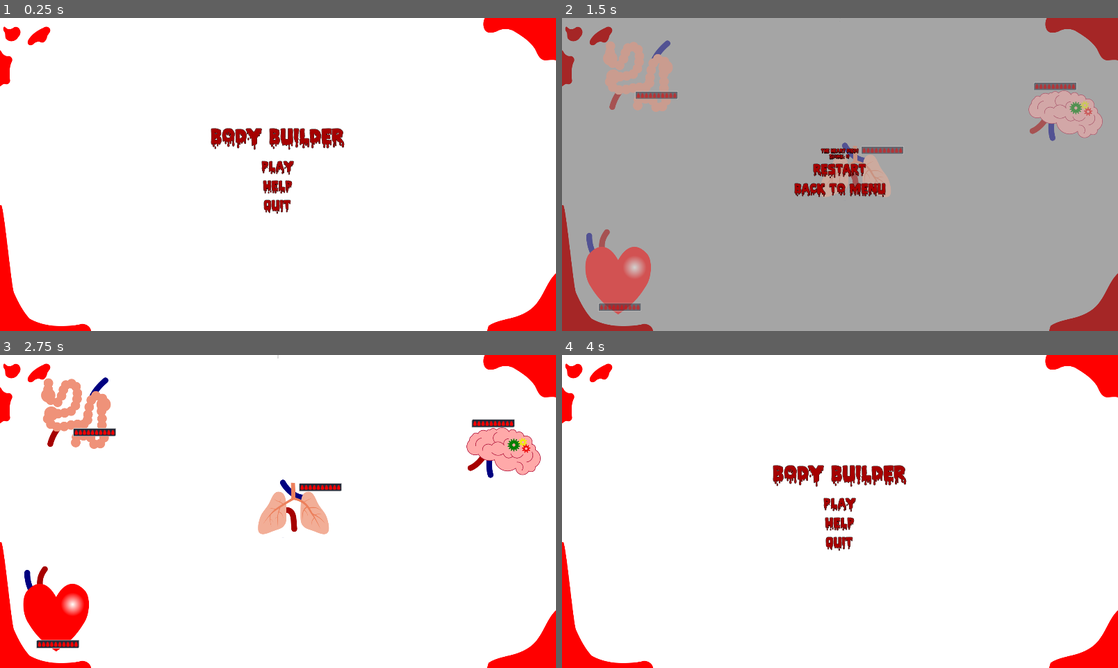
Above: before the commit, frames 1-4 (two rows, left to right).
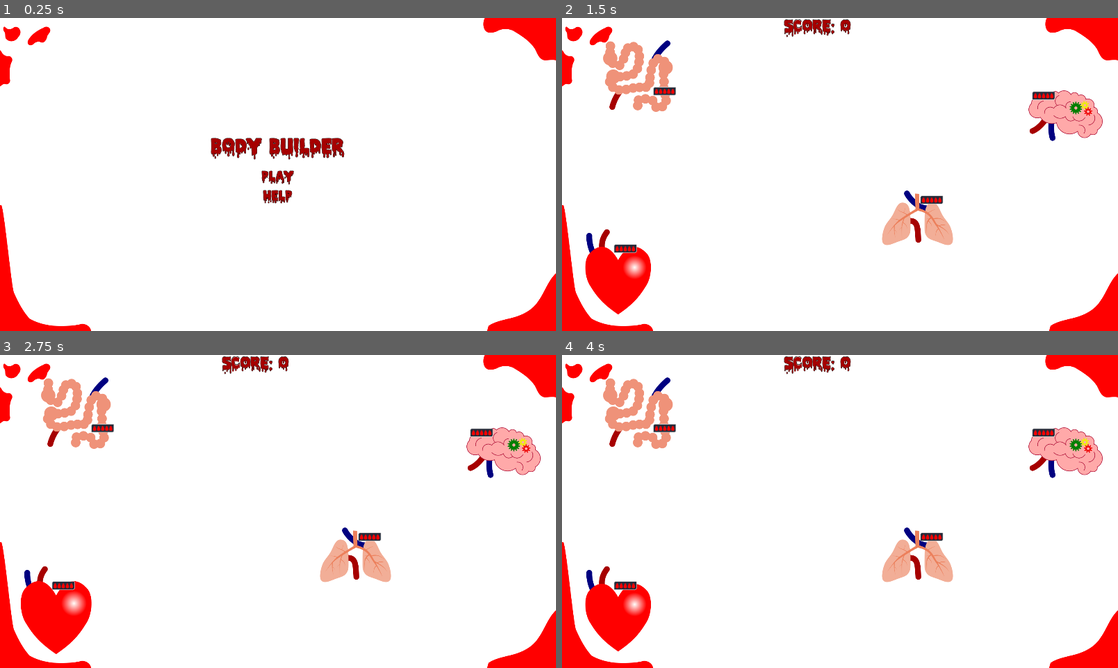
Above: after the commit, the same moments.

Repository: MathijsKeunen/Body-Builder
Game: Godot game, scene res://StartMenu.tscn
Same seed, same stepped clock (60 frames per second), same inputs: the game is played once before the commit and once after it.
Inputs (mouse positions are in pixels of both pictures, inside the frame that each line leads up to):
- Up to frame 1 (0.25 s): no input
- Up to frame 2 (1.5 s): click "PLAY" at 0.5 s; tap Enter at 1.25 s; move the mouse to (962, 158) at 1.27 s; tap H at 1.35 s; click (962, 158) at 1.42 s
- Up to frame 3 (2.75 s): tap Space at 1.52 s; tap O at 1.55 s; click (278, 508) at 2 s, where only the run before the commit has a clickable "RESTART"
- Up to frame 4 (4 s): move the mouse to (728, 527) at 2.77 s; tap O at 2.85 s; click (728, 527) at 2.92 s; tap Space at 3.02 s; tap H at 3.05 s; click (840, 527) at 3.5 s, where only the run before the commit has a clickable "BACK TO MENU"

The runs differ from the first frame. In frame 1, 2.3% of the frame differs, in the area x 37-62%, y 35-63%; in frame 2, 100%, in the area x 0-100%, y 0-100%; in frame 3, 4.4%; in frame 4, 8.6%.

Commit message:
last fixes

Diff:
--- a/Main.gd
+++ b/Main.gd
@@ -1,6 +1,6 @@
 extends Node2D
 
-onready var score_label: Label = $Score
+onready var score_label: Label = $HBoxContainer/Score
 onready var game_over_menu = $CanvasLayer/GameOverMenu
 
 var score: float = 0
--- a/Main.tscn
+++ b/Main.tscn
@@ -11,6 +11,8 @@
 [ext_resource path="res://assets/animations/Lungs.tres" type="SpriteFrames" id=9]
 [ext_resource path="res://assets/brain.png" type="Texture" id=10]
 [ext_resource path="res://GameOverMenu.tscn" type="PackedScene" id=11]
+[ext_resource path="res://assets/heartbeat.ogg" type="AudioStream" id=12]
+[ext_resource path="res://default_theme.tres" type="Theme" id=13]
 
 [sub_resource type="AtlasTexture" id=1]
 flags = 4
@@ -84,6 +86,15 @@
 position = Vector2( 199.64, 887.596 )
 points = PoolVector2Array( -43.7522, -148.314, -106.049, -139.334 )
 
+[node name="HealthBar" parent="Organs/Heart" index="1"]
+margin_left = -16.3122
+margin_top = -102.228
+margin_right = 18.6878
+margin_bottom = -92.2282
+
+[node name="CollisionShape2D" parent="Organs/Heart/Area2D" index="0"]
+polygon = PoolVector2Array( -16.7168, -111.234, 28.6677, -113.236, 80.3348, -106.707, 112.095, -80.5323, 126.778, -28.4736, 117.435, 26.9223, 77.3894, 85.6552, 29.3351, 131.04, -3.36842, 156.402, -36.072, 129.705, -85.4611, 88.9924, -122.837, 34.9313, -134.85, -34.4803, -119.499, -87.2065, -78.7869, -113.903, -41.4114, -110.566 )
+
 [node name="intestines" parent="Organs" instance=ExtResource( 2 )]
 position = Vector2( 265.671, 198.751 )
 points = PoolVector2Array( -92.6416, 108.171, 98.0617, -111.137 )
@@ -94,13 +105,16 @@
 frame = 2
 
 [node name="HealthBar" parent="Organs/intestines" index="1"]
-margin_left = -8.5694
-margin_top = 58.0474
-margin_right = 61.4306
-margin_bottom = 68.0474
+margin_left = 53.7401
+margin_top = 44.1751
+margin_right = 88.7401
+margin_bottom = 54.1751
+
+[node name="CollisionShape2D" parent="Organs/intestines/Area2D" index="0"]
+polygon = PoolVector2Array( -116.031, -122.653, 3.66101, -122.023, 26.9695, -90.5251, 31.3793, -79.1858, 76.1065, -86.7453, 110.124, -68.4764, 132.173, -32.5687, 115.164, 7.74879, 112.644, 32.3172, 132.173, 32.9472, 130.913, 70.1149, 117.054, 73.2647, 117.054, 97.8332, 91.2255, 131.221, 37.0489, 133.741, -24.6872, 123.662, -30.3568, 77.6744, -93.9829, 70.7448, -127.371, 32.9472, -131.151, -62.8068 )
 
 [node name="Lungs" parent="Organs" instance=ExtResource( 2 )]
-position = Vector2( 1013.4, 530.423 )
+position = Vector2( 1227.7, 695.513 )
 points = PoolVector2Array( 4.14343, 69.3401, -36.8566, -89.6599 )
 
 [node name="Organ" parent="Organs/Lungs" index="0"]
@@ -108,10 +122,13 @@
 animation = "default"
 
 [node name="HealthBar" parent="Organs/Lungs" index="1"]
-margin_left = 22.895
-margin_top = -84.2918
-margin_right = 92.895
-margin_bottom = -74.2918
+margin_left = 14.395
+margin_top = -77.7918
+margin_right = 49.395
+margin_bottom = -67.7918
+
+[node name="CollisionShape2D" parent="Organs/Lungs/Area2D" index="0"]
+polygon = PoolVector2Array( -50.9, -69.923, -14.9921, -65.7825, -13.9, -94.423, 12.1, -96.423, 12.6, -87.923, 91.1, -87.923, 93.1, -51.923, 77.1, -50.423, 94.448, -16.3942, 127.561, 42.5352, 128.1, 85.077, 109.6, 96.577, 41.6, 74.077, 17.1, 52.577, 15.1, 22.577, -14.9, 26.577, -23.4, 65.577, -105.4, 96.077, -125.4, 90.577, -131.4, 51.577, -115.9, 5.07703, -89.4, -30.923, -72.4, -63.923 )
 
 [node name="Brain" parent="Organs" instance=ExtResource( 2 )]
 position = Vector2( 1739.13, 339.866 )
@@ -122,34 +139,62 @@
 animation = "default"
 
 [node name="HealthBar" parent="Organs/Brain" index="1"]
-margin_left = -106.022
-margin_top = -114.012
-margin_right = -36.0217
-margin_bottom = -104.012
-
-[node name="Score" type="Label" parent="."]
+margin_left = -110.779
+margin_top = -82.498
+margin_right = -75.7789
+margin_bottom = -72.498
+
+[node name="CollisionShape2D" parent="Organs/Brain/Area2D" index="0"]
+polygon = PoolVector2Array( -134.576, -8.35333, -132.63, -42.866, -116.642, -69.2332, -116.642, -89.5265, -47.2675, -89.9985, -24.6145, -96.1336, 31.546, -92.3582, 103.28, -59.7945, 135.844, 9.10834, 129.237, 47.8072, 101.393, 75.6515, 55.6147, 82.7306, -9.51257, 63.8531, -39.2446, 37.4246, -94.4613, 19.019 )
+
+[node name="CanvasLayer" type="CanvasLayer" parent="."]
+pause_mode = 2
+
+[node name="PauseMenu" parent="CanvasLayer" instance=ExtResource( 5 )]
+visible = false
+
+[node name="GameOverMenu" parent="CanvasLayer" instance=ExtResource( 11 )]
+visible = false
+
+[node name="AudioStreamPlayer" type="AudioStreamPlayer" parent="."]
+stream = ExtResource( 12 )
+autoplay = true
+
+[node name="HBoxContainer" type="HBoxContainer" parent="."]
 anchor_right = 1.0
-margin_bottom = 14.0
-rect_min_size = Vector2( 1920, 0 )
-text = "0"
-align = 1
-valign = 1
-max_lines_visible = 1
+margin_right = 1920.0
+margin_bottom = 57.0
+theme = ExtResource( 13 )
 __meta__ = {
 "_edit_use_anchors_": false
 }
 
-[node name="CanvasLayer" type="CanvasLayer" parent="."]
-pause_mode = 2
-
-[node name="PauseMenu" parent="CanvasLayer" instance=ExtResource( 5 )]
-visible = false
-
-[node name="GameOverMenu" parent="CanvasLayer" instance=ExtResource( 11 )]
-visible = false
+[node name="MarginContainer" type="MarginContainer" parent="HBoxContainer"]
+margin_right = 958.0
+margin_bottom = 73.0
+size_flags_horizontal = 3
+custom_constants/margin_right = 18
+
+[node name="Label" type="Label" parent="HBoxContainer/MarginContainer"]
+margin_right = 940.0
+margin_bottom = 73.0
+size_flags_horizontal = 3
+text = "Score:"
+align = 2
+
+[node name="Score" type="Label" parent="HBoxContainer"]
+margin_left = 962.0
+margin_right = 1920.0
+margin_bottom = 73.0
+size_flags_horizontal = 3
+text = "0"
+[connection signal="veins_switched" from="VeinController" to="VeinController/Red" method="_on_veins_switched"]
+[connection signal="veins_switched" from="VeinController" to="VeinController/Blue" method="_on_veins_switched"]
 [connection signal="all_organs_died" from="Organs" to="." method="_on_Organs_all_organs_died"]
 [connection signal="heart_died" from="Organs" to="." method="_on_Organs_heart_died"]
 
+[editable path="Organs/Heart"]
+
 [editable path="Organs/intestines"]
 
 [editable path="Organs/Lungs"]
--- a/Organ.gd
+++ b/Organ.gd
@@ -2,6 +2,7 @@
 class_name Organ
 
 signal died
+signal mouse_entered
 
 var active := false setget activate
 
@@ -18,9 +19,6 @@
 		active = false
 		organ.stop()
 
-
-func _ready():
-	print(global_position + points[0])
 
 func get_astar_index(net: int) -> int:
 	return astar_indices[net]
@@ -40,3 +38,7 @@
 
 func is_alive() -> bool:
 	return healtbar.value > 0
+
+
+func _on_Area2D_mouse_entered():
+	emit_signal("mouse_entered")
--- a/Organ.tscn
+++ b/Organ.tscn
@@ -34,15 +34,20 @@
 animation = "working"
 
 [node name="HealthBar" type="ProgressBar" parent="."]
-margin_left = -70.0
+margin_left = -35.0
 margin_top = 100.0
 margin_bottom = 110.0
 rect_scale = Vector2( 2, 2 )
-custom_styles/fg = SubResource( 12 )
-custom_styles/bg = SubResource( 13 )
-step = 10.0
+custom_styles/fg = SubResource( 1 )
+custom_styles/bg = SubResource( 2 )
+step = 20.0
 value = 100.0
 percent_visible = false
 __meta__ = {
 "_edit_use_anchors_": false
 }
+
+[node name="Area2D" type="Area2D" parent="."]
+
+[node name="CollisionShape2D" type="CollisionPolygon2D" parent="Area2D"]
+[connection signal="mouse_entered" from="Area2D" to="." method="_on_Area2D_mouse_entered"]
--- a/Organs.gd
+++ b/Organs.gd
@@ -15,6 +15,7 @@
 func _ready():
 	heart.active = true
 	for child in get_children():
+		child.connect("mouse_entered", controller, "_on_Organ_mouse_entered")
 		if child is Organ:
 			child.connect("died", self, "_on_organ_died")
 			if child != heart:
@@ -23,27 +24,26 @@
 
 func _process(delta):
 	for organ in organs:
-		var active = controller.are_connected(organ, heart)
-		organ.active = active
-		if active:
-			parent.add_score(delta)
+		if organ.is_alive():
+			var active = controller.are_connected(organ, heart)
+			organ.active = active
+			if active:
+				parent.add_score(delta)
 
 
-func _unhandled_key_input(event):
-	if event.scancode == KEY_H:
-		emit_signal("heart_died")
-	elif event.scancode == KEY_O:
-		emit_signal("all_organs_died")
+#func _unhandled_key_input(event):
+#	if event.scancode == KEY_H:
+#		emit_signal("heart_died")
+#	elif event.scancode == KEY_O:
+#		emit_signal("all_organs_died")
 
 
 func _on_organ_died() -> void:
 	if not heart.is_alive():
 		emit_signal("heart_died")
-		print("heart died")
 	else:
 		var dead := true
 		for organ in organs:
 			dead = dead and not organ.is_alive()
 		if dead:
 			emit_signal("all_organs_died")
-			print("all organs died")
--- a/Splash.tscn
+++ b/Splash.tscn
@@ -1,11 +1,11 @@
-[gd_scene load_steps=14 format=2]
+[gd_scene load_steps=13 format=2]
 
 [ext_resource path="res://assets/lung.png" type="Texture" id=1]
 [ext_resource path="res://default_theme.tres" type="Theme" id=2]
 [ext_resource path="res://assets/font/PiecesNfi-LrOn.ttf" type="DynamicFontData" id=3]
 [ext_resource path="res://assets/heart.png" type="Texture" id=4]
 [ext_resource path="res://assets/background.png" type="Texture" id=5]
-[ext_resource path="res://assets/virus.png" type="Texture" id=6]
+[ext_resource path="res://assets/virus_single.png" type="Texture" id=6]
 [ext_resource path="res://Splash.gd" type="Script" id=7]
 [ext_resource path="res://assets/brain.png" type="Texture" id=8]
 
@@ -26,11 +26,6 @@
 region = Rect2( 0, 0, 250, 190 )
 
 [sub_resource type="AtlasTexture" id=4]
-flags = 4
-atlas = ExtResource( 6 )
-region = Rect2( 0, 0, 110, 110 )
-
-[sub_resource type="AtlasTexture" id=5]
 flags = 4
 atlas = ExtResource( 8 )
 region = Rect2( 0, 0, 256, 180 )
@@ -71,10 +66,9 @@
 
 [node name="Virus" type="Sprite" parent="."]
 position = Vector2( 722.823, 218.922 )
-scale = Vector2( 2, 2 )
-texture = SubResource( 4 )
+texture = ExtResource( 6 )
 
 [node name="Brain" type="Sprite" parent="."]
 position = Vector2( 1241.96, 217.774 )
 rotation = 0.177186
-texture = SubResource( 5 )
+texture = SubResource( 4 )
--- a/StartMenu.tscn
+++ b/StartMenu.tscn
@@ -35,9 +35,9 @@
 
 [node name="VBoxContainer" type="VBoxContainer" parent="CenterContainer"]
 margin_left = 729.0
-margin_top = 396.0
+margin_top = 430.0
 margin_right = 1190.0
-margin_bottom = 684.0
+margin_bottom = 650.0
 
 [node name="Label" type="Label" parent="CenterContainer/VBoxContainer"]
 margin_right = 461.0
@@ -59,6 +59,7 @@
 text = "HELP"
 
 [node name="Quit" parent="CenterContainer/VBoxContainer" instance=ExtResource( 3 )]
+visible = false
 margin_top = 224.0
 margin_right = 461.0
 margin_bottom = 288.0
@@ -73,25 +74,25 @@
 }
 
 [node name="VBoxContainer" type="VBoxContainer" parent="CenterContainer2"]
-margin_left = 710.0
+margin_left = 560.0
 margin_top = 306.0
-margin_right = 1210.0
+margin_right = 1360.0
 margin_bottom = 774.0
 
 [node name="Back" parent="CenterContainer2/VBoxContainer" instance=ExtResource( 3 )]
-margin_right = 500.0
+margin_right = 800.0
 text = "BACK"
 
 [node name="TextEdit" type="TextEdit" parent="CenterContainer2/VBoxContainer"]
 margin_top = 68.0
-margin_right = 500.0
+margin_right = 800.0
 margin_bottom = 468.0
-rect_min_size = Vector2( 500, 400 )
-text = "Connect all organs to the heart by drawing blood veins with the left mouse button. Make sure to connect both the red and the blue vein so the blood can circulate.
+rect_min_size = Vector2( 800, 400 )
+text = "Connect all organs to the heart by drawing blood veins with the left mouse button. Make sure to connect both the red and the blue vein so the blood can circulate. Switch between red and blue by hitting the space bar.
 
 Watch out for viruses! When a virus reaches an organ, it will be damaged. To prevent that, cut of the infected veins with the right mouse button.
 
-Try to keep the organs alive as long as possible. Take extra care of the heart because the other organs can't survive without it!"
+Try to keep the organs alive for as long as possible. Take extra care of the heart because the other organs can't survive without it!"
 readonly = true
 context_menu_enabled = false
 shortcut_keys_enabled = false
--- a/VeinController.gd
+++ b/VeinController.gd
@@ -1,4 +1,6 @@
 extends Node2D
+
+signal veins_switched
 
 const TRANSPARANT = Color(1, 1, 1, 0.3)
 
@@ -8,20 +10,23 @@
 
 
 func _switch_vein_net():
+	emit_signal("veins_switched")
 	var first = get_child(1)
 	var last = get_child(0)
 	move_child(first, 0)
-#	first.modulate = TRANSPARANT
-#	last.modulate = Color.white
 	first.enable(false)
 	last.enable(true)
-#	first.set_process_unhandled_input(false)
-#	last.set_process_unhandled_input(true)
 
 
 func _unhandled_key_input(event):
 	if event.pressed and not event.echo and event.scancode == KEY_SPACE:
 		_switch_vein_net()
+
+
+func _on_Organ_mouse_entered():
+	for net in get_children():
+		if net is VeinNet:
+			net.get_node("Veins").active_vein = null
 
 
 func are_connected(first: Organ, second: Organ) -> bool:
--- a/VeinNet.gd
+++ b/VeinNet.gd
@@ -15,3 +15,7 @@
 
 func are_points_connected(a: int, b: int) -> bool:
 	return not $Veins.astar.get_id_path(a, b).empty()
+
+
+func _on_veins_switched():
+	$Veins.cut()
--- a/Veins.gd
+++ b/Veins.gd
@@ -26,6 +26,11 @@
 		var p = _add_point(point)
 		organ_connections[p] = organ
 		organ.set_astar_index(net_number, p)
+
+
+func cut():
+	_cut_veins(cut_line)
+	cut_line.clear_points()
 
 
 func _unhandled_input(event: InputEvent):
@@ -48,18 +53,17 @@
 			if event.pressed:
 				cut_line.add_point(event.position)
 			else:
-				_cut_veins(cut_line)
-				cut_line.clear_points()
+				cut()
 
 	elif event is InputEventMouseMotion:
-		if event.button_mask == BUTTON_MASK_RIGHT:
+		if event.button_mask == BUTTON_MASK_RIGHT and not cut_line.points.empty():
 			var mouse_position = event.position
 			var last_point = cut_line.points[-1]
 			var delta = (mouse_position - last_point).normalized() * cut_segemt_size
 			var distance = last_point.distance_to(mouse_position)
 			for i in range(int(distance / cut_segemt_size) - 1, -1, -1):
 				var new_position = mouse_position - i * delta
-				cut_line.add_point(new_position, current_index)
+				cut_line.add_point(new_position, -1)
 
 		elif event.button_mask == BUTTON_MASK_LEFT and active_vein:
 			# New vein started in the middle of another vein
@@ -141,8 +145,9 @@
 	if with_endpoints:
 		for p in organ_connections.keys():
 			var connection = astar.get_point_position(p)
-			if connection.distance_squared_to(point) < snap_distance:
-				return [organ_connections[p], -1]
+			var organ = organ_connections[p]
+			if organ.is_alive() and connection.distance_squared_to(point) < snap_distance:
+				return [organ, -1]
 	for vein in get_children():
 		if vein is Vein:
 			var points: PoolVector2Array = vein.get_points()
@@ -176,7 +181,6 @@
 		var old_p = old.get_indices()[old_index]
 		var new_p = new.get_indices()[new_index]
 		if old_p == new_p:
-			print("point 1")
 			return false
 	return new.points.size() >= MIN_LENGTH
 
@@ -415,11 +419,9 @@
 	else:
 		print("failed to reparent virus")
 
-	if p in organ_connections.keys():
-		var organ = organ_connections[p]
-		if organ.is_alive():
-			organ.do_damage()
-			parent.remove_child(virus)
+	if p in organ_connections.keys() and organ_connections[p].is_alive():
+		organ_connections[p].do_damage()
+		parent.remove_child(virus)
 
 	else:
 # warning-ignore:unassigned_variable
--- a/default_theme.tres
+++ b/default_theme.tres
@@ -1,8 +1,9 @@
-[gd_resource type="Theme" load_steps=11 format=2]
+[gd_resource type="Theme" load_steps=14 format=2]
 
 [ext_resource path="res://assets/font/PiecesNfi-LrOn.ttf" type="DynamicFontData" id=1]
 [ext_resource path="res://assets/font/dynamicfont_large.tres" type="DynamicFont" id=2]
 [ext_resource path="res://assets/font/dynamicfont_small.tres" type="DynamicFont" id=3]
+[ext_resource path="res://assets/font/LiberationSerif-Regular.ttf" type="DynamicFontData" id=4]
 
 [sub_resource type="StyleBoxEmpty" id=1]
 
@@ -47,13 +48,22 @@
 corner_radius_bottom_right = 15
 
 [sub_resource type="DynamicFont" id=5]
+size = 50
 outline_size = 1
 outline_color = Color( 0, 0, 0, 1 )
+extra_spacing_top = 19
+extra_spacing_bottom = 7
 font_data = ExtResource( 1 )
 
-[sub_resource type="StyleBoxEmpty" id=6]
+[sub_resource type="DynamicFont" id=6]
+size = 24
+font_data = ExtResource( 4 )
 
 [sub_resource type="StyleBoxEmpty" id=7]
+
+[sub_resource type="StyleBoxEmpty" id=8]
+
+[sub_resource type="StyleBoxEmpty" id=9]
 
 [resource]
 Button/colors/font_color = Color( 0.654902, 0, 0, 1 )
@@ -107,12 +117,12 @@
 TextEdit/constants/completion_max_width = 50
 TextEdit/constants/completion_scroll_width = 3
 TextEdit/constants/line_spacing = 11
-TextEdit/fonts/font = null
+TextEdit/fonts/font = SubResource( 6 )
 TextEdit/icons/fold = null
 TextEdit/icons/folded = null
 TextEdit/icons/space = null
 TextEdit/icons/tab = null
 TextEdit/styles/completion = null
-TextEdit/styles/focus = null
-TextEdit/styles/normal = SubResource( 6 )
-TextEdit/styles/read_only = SubResource( 7 )
+TextEdit/styles/focus = SubResource( 7 )
+TextEdit/styles/normal = SubResource( 8 )
+TextEdit/styles/read_only = SubResource( 9 )
Not shown: 1 places in Main.tscn that only renumber resources
Not shown: 1 places in Organ.tscn that only renumber resources
Binary file changed: assets/blooddrop.png
Binary file added: assets/font/LiberationSerif-Regular.ttf
Not shown, added: assets/heartbeat.ogg.import
Binary file added: assets/virus_single.png
Not shown, added: assets/virus_single.png.import
Not shown, added: export_presets.cfg
Binary file changed: splash.png
Not shown, changed: splash.png.import
Not shown, added: assets/heartbeat.ogg
